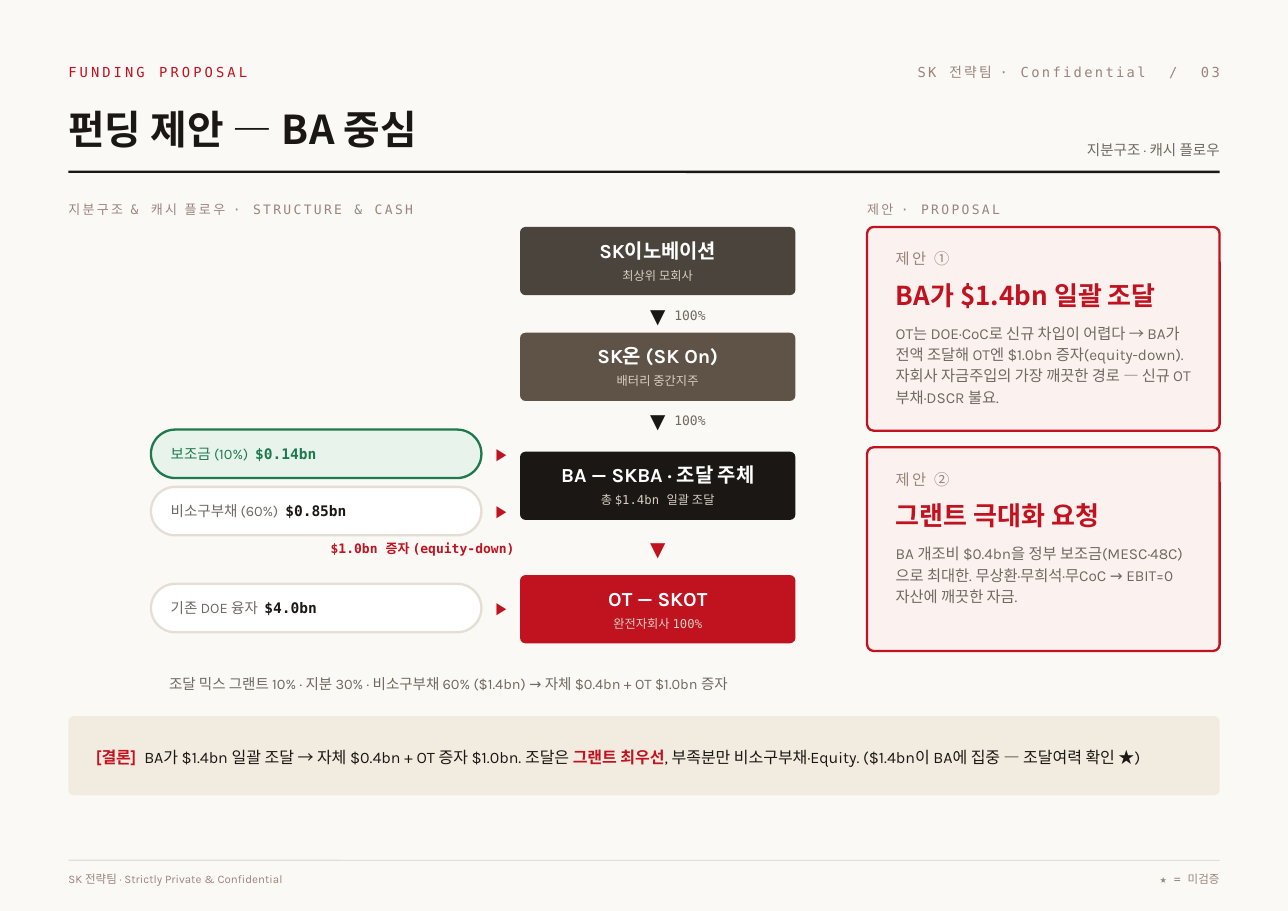
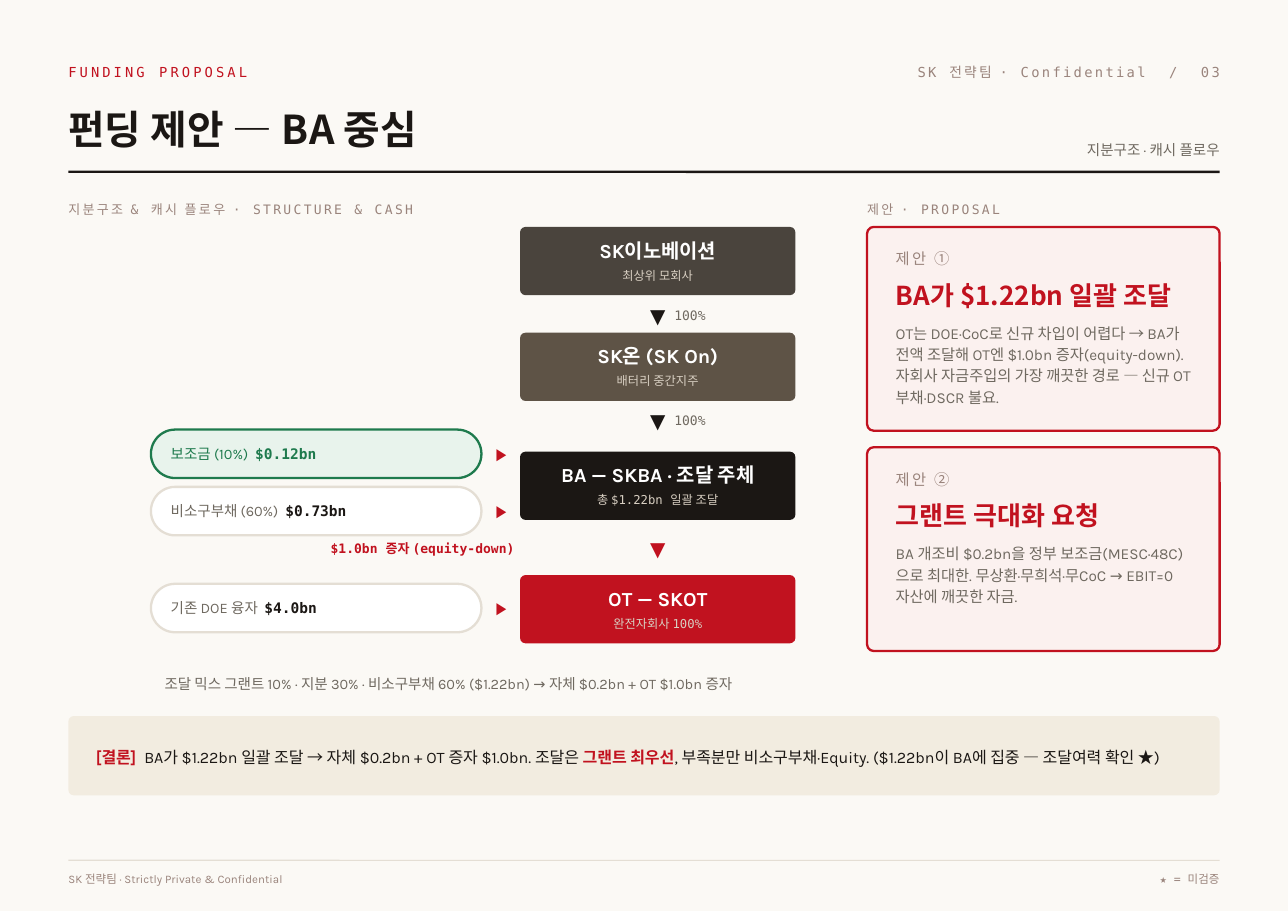
Before and after one commit to ljmcoal-gif/bm-x7k2, a slide deck: slide 3 of sk_valuation_project/output/SK_Funding_v3_editable.pptx. Drawn at 1288x911 pixels with LibreOffice and Linux fonts; fonts in the diff are those of the drawing. Boxes give left, top, right and bottom in pixels: in the first picture for what was removed or moved away, otherwise in the second. Text is boxed around its words. In the diff, an @@ line names an element or a change of style, - is before the commit and + after.

```diff
--- a/sk_valuation_project/output/SK_Funding_v3_editable.pptx
+++ b/sk_valuation_project/output/SK_Funding_v3_editable.pptx
@@ text at (x1=896, y1=283, x2=1171, y2=309): text changed @@
-BA가 $1.4bn 일괄 조달
+BA가 $1.22bn 일괄 조달
@@ text at (x1=171, y1=447, x2=316, y2=461): text changed @@
-보조금 (10%) $0.14bn
+보조금 (10%) $0.12bn
@@ text at (x1=171, y1=504, x2=346, y2=518): text changed @@
-비소구부채 (60%) $0.85bn
+비소구부채 (60%) $0.73bn
@@ text at (x1=597, y1=494, x2=719, y2=506): text changed @@
-총 $1.4bn 일괄 조달
+총 $1.22bn 일괄 조달
@@ text at (x1=896, y1=546, x2=1183, y2=603): text changed @@
-BA 개조비 $0.4bn을 정부 보조금(MESC·48C)으로 최대한. 무상환·무희석·무CoC → EBIT=0 자산에 깨끗한 자금.
+BA 개조비 $0.2bn을 정부 보조금(MESC·48C)으로 최대한. 무상환·무희석·무CoC → EBIT=0 자산에 깨끗한 자금.
@@ text at (x1=165, y1=677, x2=733, y2=691): text changed @@
-조달 믹스 그랜트 10% · 지분 30% · 비소구부채 60% ($1.4bn) → 자체 $0.4bn + OT $1.0bn 증자
+조달 믹스 그랜트 10% · 지분 30% · 비소구부채 60% ($1.22bn) → 자체 $0.2bn + OT $1.0bn 증자
@@ text at (x1=96, y1=749, x2=1134, y2=768): text changed @@
-[결론] BA가 $1.4bn 일괄 조달 → 자체 $0.4bn + OT 증자 $1.0bn. 조달은 그랜트 최우선, 부족분만 비소구부채·Equity. ($1.4bn이 BA에 집중 — 조달여력 확인 ★)
+[결론] BA가 $1.22bn 일괄 조달 → 자체 $0.2bn + OT 증자 $1.0bn. 조달은 그랜트 최우선, 부족분만 비소구부채·Equity. ($1.22bn이 BA에 집중 — 조달여력 확인 ★)
```
Also in this commit, not shown: 3 other slides changed, 7 other files.
